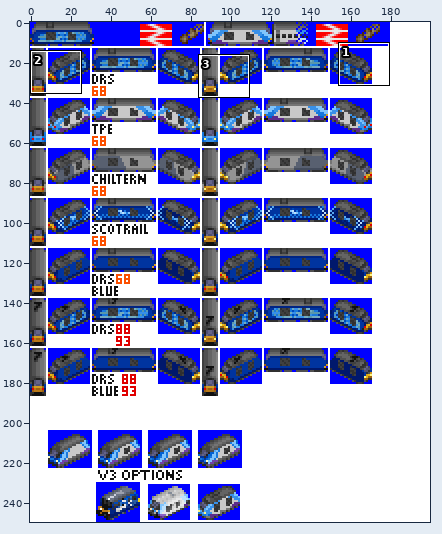
Sprite sheet -- gfx/BR68_v2.png. Above, an overview of the earlier version with the close-up marked.
Close-up. Before the commit:
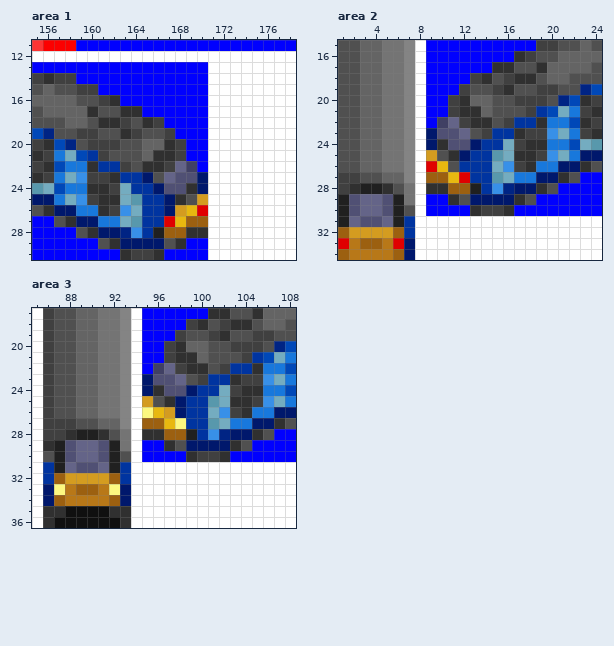
The file is 200x250 pixels. Colours within 5 levels of each other are drawn and written as one. Shown: area 1: x 155..178, y 11..30; area 2: x 1..24, y 15..34; area 3: x 85..108, y 17..36. The commit also changed other parts of the picture, which this record leaves out.
The same view after the edit:
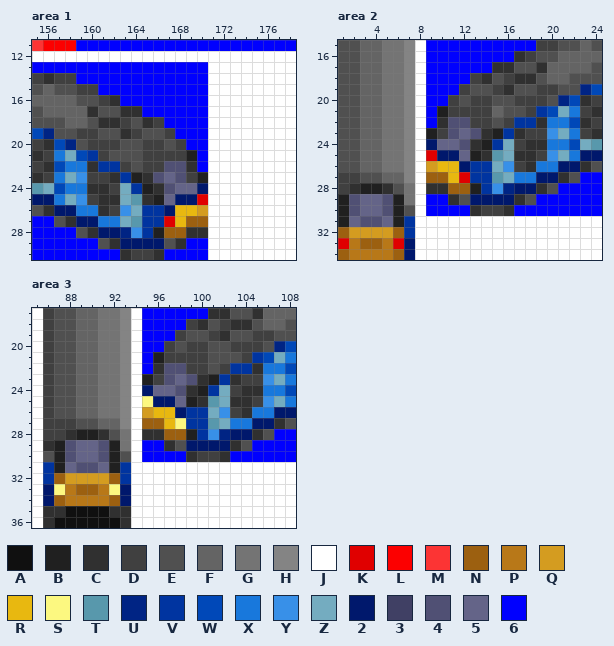
Palette (. is transparent): A #101010  B #202020  C #303030  D #404040  E #505050  F #646464  G #747474  H #848484  J #ffffff  K #e00000  L #fc0000  M #fc3434  N #9c6010  P #b87818  Q #d49c20  R #e8b810  S #fcf880  T #5898ac  U #002484  V #0034a0  W #0048b8  X #1878dc  Y #3890e8  Z #74acc0  2 #00186c  3 #404064  4 #505074  5 #646488  6 #0000ff
Difference:
Area 1:
y 20: x 165..167 FFC -> DDE
y 21: x 165..167 FCC -> DDD; x 169 6 -> B
y 22: x 165..169 CCD53 -> DD44C
y 23: x 164..166 V2E -> BC4; x 169..170 42 -> DB
y 24: x 165..166 V2 -> BC; x 168..169 4C -> 55
y 25: x 165..170 VV2CEQ -> CB522K
y 26: x 168 Q -> R; x 170 K -> Q
Area 2:
y 20: x 12..14 CFF -> EDD
y 21: x 10 6 -> B; x 12..15 CCFE -> DDDF
y 22: x 10..14 35DCC -> C44DD
y 23: x 9..10 24 -> BD; x 13..15 EDV -> 4CB
y 24: x 10..11 C4 -> 55; x 13..14 2V -> CB
y 25: x 9..14 QEC2VV -> K225BC
y 26: x 9 K -> Q; x 11..12 EV -> R2
Area 3:
y 20: x 98..100 CFF -> EDD
y 21: x 96 6 -> B; x 98..100 CCF -> DDD
y 22: x 96..100 35DCC -> C44DD
y 23: x 95..96 24 -> BD; x 99..101 EDV -> 4CB
y 24: x 96..97 C4 -> 55; x 99..100 2V -> CB
y 25: x 95..100 QEC2VV -> S225BC
y 26: x 95 S -> Q; x 97 Q -> R
